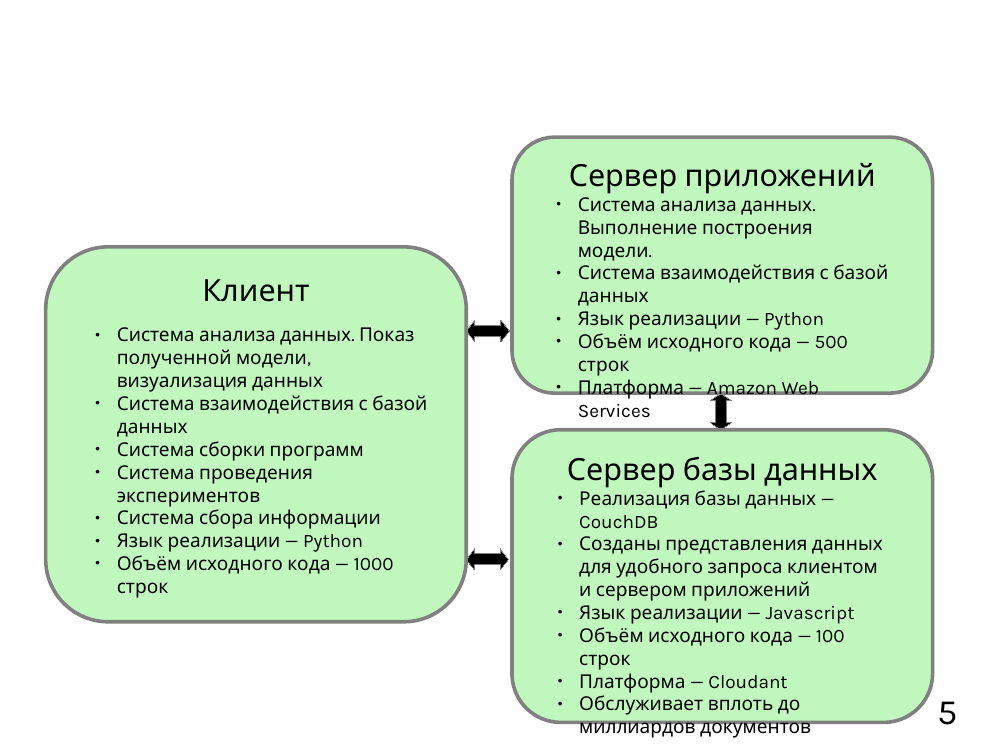
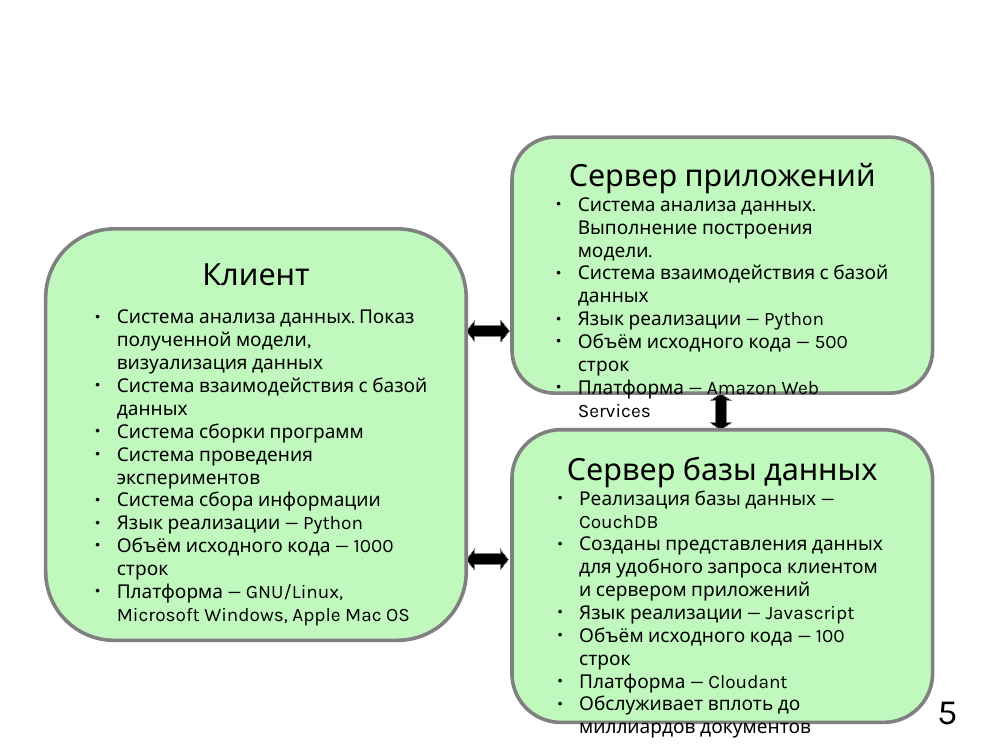
Before and after one commit to mkpankov/adaptor, a slide deck: slide 5 of diploma/defense/brochure.odp. Drawn at 1008x756 pixels with LibreOffice and Linux fonts; fonts in the diff are those of the drawing; background and template pictures are left out. Boxes give left, top, right and bottom in pixels: in the first picture for what was removed or moved away, otherwise in the second. Text is boxed around its words. In the diff, an @@ line names an element or a change of style, - is before the commit and + after.

Commit message:
Edited minor things.

```diff
--- a/diploma/defense/brochure.odp
+++ b/diploma/defense/brochure.odp
@@ rounded rectangle "Клиент": place and size @@
-rounded rectangle "Клиент" at <box>46,247,466,622</box>
+rounded rectangle "Клиент" at <box>46,229,466,640</box>
@@ text "Система анализа данных. Показ полученной ...": place and size @@
-text "Система анализа данных. Показ полученной ..." at <box>117,327,427,598</box>
+text "Система анализа данных. Показ полученной ..." at <box>117,309,427,626</box>
@@ text at <box>117,583,410,626</box>: paragraph added @@
+● Платформа — GNU/Linux, Microsoft Windows, Apple Mac OS
```
Also in this commit, not shown: 3 other slides changed.
